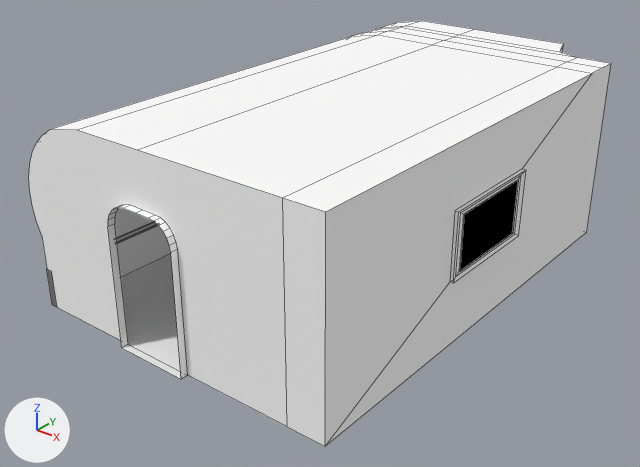
The Blender file Assets/Models/Blender/Bedroom.blend: old version first, new version second.
Rendered twice from a 50 mm camera at (6.92, -5.6, 5.84) aimed at (0.09, 2.93, 0.55). Arrows for +X, +Y and +Z are at lower left; the lights stay in place. Mesh edges are drawn as thin lines. Objects named as collision shapes, trigger or cutter boxes, shadow casters or lower levels of detail are left out.

The first picture shows 'Room'.
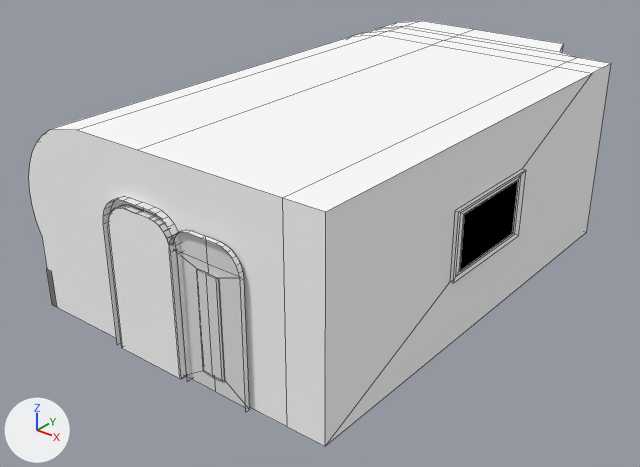
Where the change shows, as pixel boxes (x1, y1, x2, y2) in the pictures (640 x 467 px):
'Door', shown
    after: (170, 230, 250, 412)
'DoorFrame', shown
    after: (103, 197, 191, 382)
part 1 of me_plane, added
    after: (108, 207, 181, 379)

The change in detail:
me_plane has 262 vertices, 213 faces and spans x -2.12..2.55, y -0.1..7.08, z 0.0..2.6.
me_plane is used by ob_room; location (0.0, 0.0, 0.0).
Verts and faces of me_plane; kept vertices keep their numbers, new ones are numbered from 262.
Before the commit, vertices of me_plane: 241 (-0.51, -0.1, 0.0) at pixel (121, 347), 242 (0.51, -0.1, 0.0) at pixel (181, 379), 243 (-0.51, -0.1, 0.0) at pixel (121, 347), 244 (0.51, -0.1, 0.0) at pixel (181, 379), 245 (0.51, -0.1, 1.6) at pixel (170, 252).
Before the commit, vertices of me_plane: 246 (0.51, -0.1, 1.6) at pixel (170, 252), 247 (0.5, -0.1, 1.68) at pixel (169, 245), 248 (0.47, -0.1, 1.76) at pixel (166, 238), 249 (0.42, -0.1, 1.82) at pixel (163, 231), 250 (0.36, -0.1, 1.87) at pixel (158, 225).
Before the commit, vertices of me_plane: 251 (0.28, -0.1, 1.9) at pixel (153, 221), 252 (0.2, -0.1, 1.91) at pixel (148, 218), 253 (0.0, -0.1, 1.91) at pixel (135, 213), 254 (-0.2, -0.1, 1.91) at pixel (123, 208), 255 (-0.28, -0.1, 1.9) at pixel (118, 207).
Before the commit, vertices of me_plane: 256 (-0.36, -0.1, 1.87) at pixel (114, 208), 257 (-0.42, -0.1, 1.82) at pixel (111, 210), 258 (-0.47, -0.1, 1.76) at pixel (108, 215), 259 (-0.5, -0.1, 1.68) at pixel (107, 220), 260 (-0.51, -0.1, 1.6) at pixel (107, 226).
Before the commit, vertices of me_plane: 261 (-0.51, -0.1, 1.6) at pixel (107, 226).
Part 1, on me_plane:
New faces: (241, 243, 261, 260, 259, 258, 257, 256, 255, 254, 253, 252, 251, 250, 249, 248, 247, 246, 245, 244, 242) (mat_base (white #ffffff)).
Object 'Door' (ob_door) moves from (0.0, 0.01, 0.0) to (0.99, 0.01, 0.0).
Object 'Door' (ob_door) is now shown.
Object 'DoorFrame' (ob_doorframe) is now shown.
